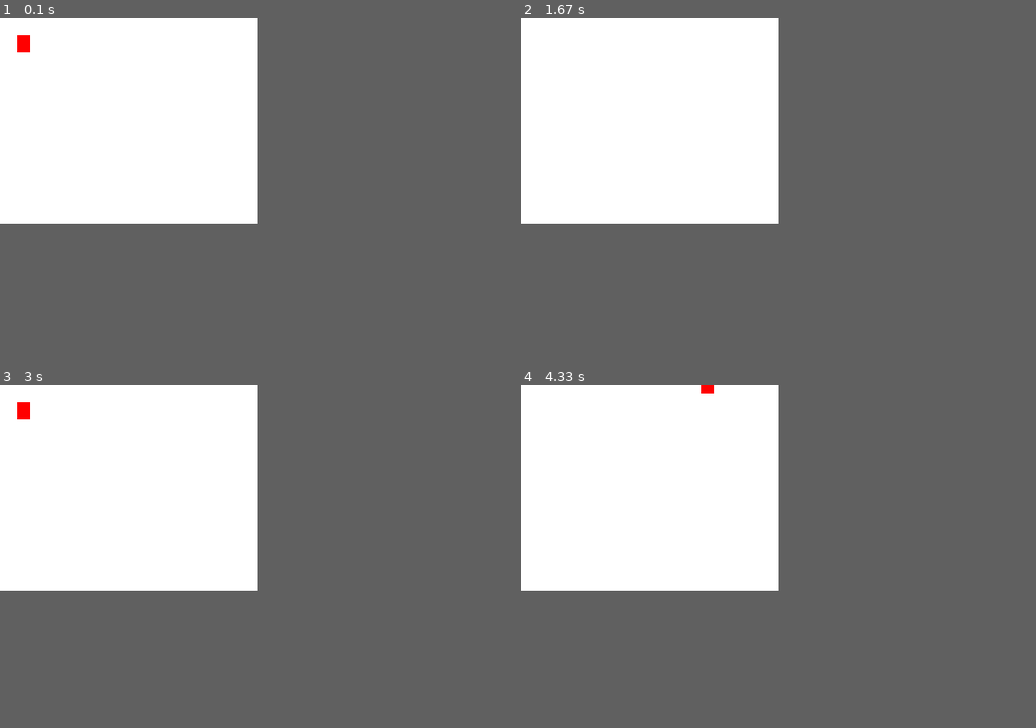
Above: before the commit, frames 1-4 (two rows, left to right).
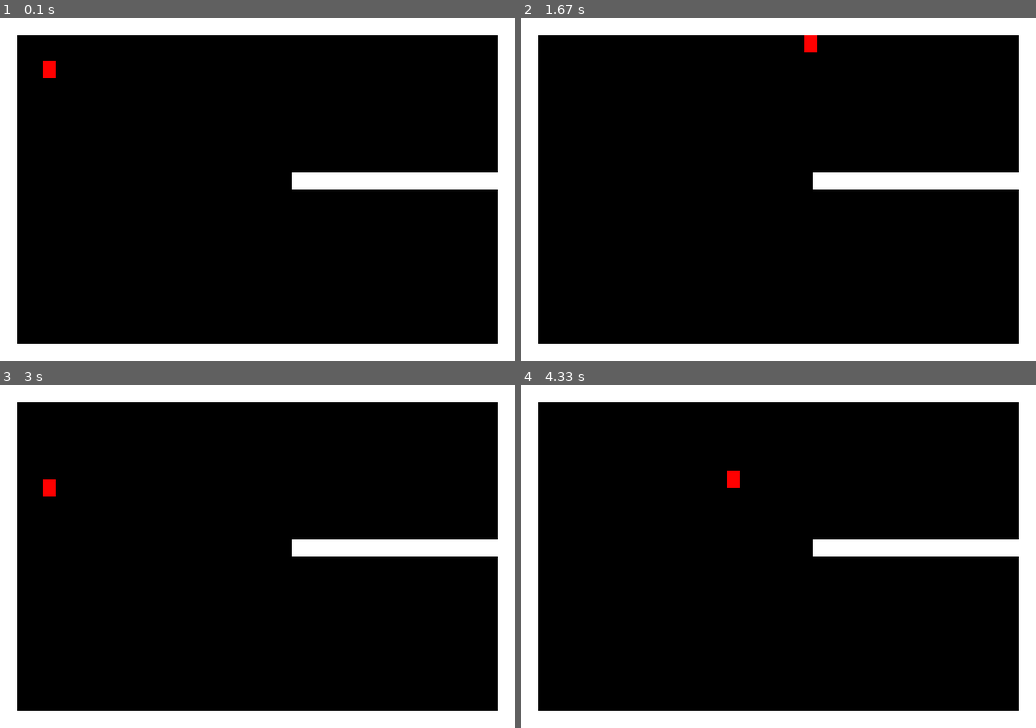
Above: after the commit, the same moments.

Repository: andarms/pygame-fun-experiments
Game: pygame game, started from platformer.py
Two runs of this game, one before a commit and one after it. Both use one fixed random seed, a clock stepped at 60 frames per second and the inputs below.
Inputs:
- Up to frame 1 (0.1 s): no input
- Up to frame 2 (1.67 s): hold Right 0.33-0.8 s; hold Up 0.83-1.13 s; hold Right 1.17-1.63 s
- Up to frame 3 (3 s): hold Left 1.67-2.2 s; hold Down 2.23-2.53 s; hold Left 2.57-2.97 s
- Up to frame 4 (4.33 s): hold Up 3-3.37 s; hold Right 3.4-4.03 s; hold Down from 4.07 s (still down)
The window is 300x240 before the commit and 600x400 after it. Grey fills any space a smaller window leaves; there, only what the larger window draws over its background counts as a difference.

The runs differ from the first frame. In frame 1, 39% of the frame differs, in the area x 0-100%, y 0-100%; in frame 2, 39%; in frame 3, 39%; in frame 4, 39%.

Commit message:
Add simple collition system
Wall and Level classes add

Diff:
--- a/platformer.py
+++ b/platformer.py
@@ -3,8 +3,59 @@
 import pygame as pg
 
 WHITE = (255, 255, 255)
-BLACK = (255, 255, 255)
+BLACK = (0, 0, 0)
 RED = (255, 0, 0)
+
+LEVEL_MAP = [
+	'##############################',
+	'#                            #',
+	'#                            #',
+	'#                            #',
+	'#                            #',
+	'#                            #',
+	'#                            #',
+	'#                            #',
+	'#                            #',
+	'#                #############',
+	'#                            #',
+	'#                            #',
+	'#                            #',
+	'#                            #',
+	'#                            #',
+	'#                            #',
+	'#                            #',
+	'#                            #',
+	'#                            #',
+	'##############################'
+]
+
+class Wall(pg.sprite.Sprite):
+	def __init__(self, x, y):
+		pg.sprite.Sprite.__init__(self)
+
+		self.image = pg.Surface([20,20])
+		self.image.fill(WHITE)
+
+		self.rect = self.image.get_rect()
+		self.rect.x = x
+		self.rect.y = y
+
+class Level(pg.sprite.Group):
+	def __init__(self, level_map):
+		pg.sprite.Group.__init__(self)
+		x, y = 0, 0
+		for row in level_map:
+			for col in row:
+				if col == '#':
+					w = Wall(x, y)
+					self.add(w)
+				x += 20
+			y += 20
+			x = 0
+
+	def render(self, screen):
+		self.draw(screen)
+
 
 class Player(pg.sprite.Sprite):
 	def __init__(self, x, y):
@@ -18,30 +69,47 @@
 		self.rect.y = y
 
 		self.speed = 5
-		self.vx = x
-		self.vy = y
+		self.vx = 0
+		self.vy = 0
 
 		self.runing = False
 
 	def handle_input(self, keys):
 		self.runing = False
+		self.vx = 0
+		self.vy = 0
 		if keys[pg.K_LEFT]:
-			self.vx -= self.speed
+			self.vx = -self.speed
 			self.runing = True
 		elif keys[pg.K_RIGHT]:
-			self.vx += self.speed
+			self.vx = self.speed
 			self.runing = True
 		elif keys[pg.K_UP]:
-			self.vy -= self.speed
+			self.vy = -self.speed
 			self.runing = True
 		elif keys[pg.K_DOWN]:
-			self.vy += self.speed
+			self.vy = self.speed
 			self.runing = True
 
-	def update(self):
+	def update(self, level):
 		if self.runing:
-			self.rect.x = self.vx
-			self.rect.y = self.vy
+			self.rect.x += self.vx
+			collitions = pg.sprite.spritecollide(self, level, False)
+			if collitions:
+				if self.vx > 0:
+					self.rect.right = collitions[0].rect.left
+				else:
+					self.rect.left = collitions[0].rect.right
+
+			self.rect.y += self.vy
+			collitions = pg.sprite.spritecollide(self, level, False)
+			if collitions:
+				if self.vy > 0:
+					self.rect.bottom = collitions[0].rect.top
+				else:
+					self.rect.top = collitions[0].rect.bottom
+
+
 
 	def render(self, screen):
 		screen.blit(self.image, self.rect)
@@ -51,9 +119,8 @@
 	def __init__(self):
 		pg.init()
 
-		self.screen_size = (300, 240)
-		self.bg_color = (255, 255, 255)
-		self.rect_color = (0, 0, 255)
+		self.screen_size = (600, 400)
+		self.bg_color = BLACK
 
 		self.fps = 60
 
@@ -61,7 +128,8 @@
 		self.clock = pg.time.Clock()
 		self.keys = pg.key.get_pressed()
 
-		self.player = Player(20, 20)
+		self.player = Player(50, 50)
+		self.level = Level(LEVEL_MAP)
 
 	def handle_input(self):
 		for event in pg.event.get():
@@ -76,11 +144,12 @@
 	def update(self):
 		capition = "Platformer - FPS: {:.2f}".format(self.clock.get_fps())
 		pg.display.set_caption(capition)
-		self.player.update()
+		self.player.update(self.level)
 
 	def render(self):
 		self.screen.fill(self.bg_color)
 		self.player.render(self.screen)
+		self.level.render(self.screen)
 
 	def main_loop(self):
 		while True:
